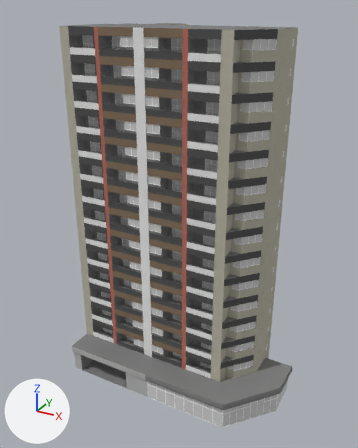
Renders of the Blender file building_01/building.blend from each side of a commit.
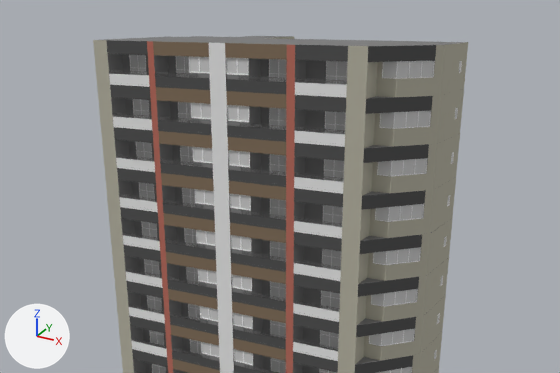
Each version appears first whole from a 50 mm lens placed at (3.08, -5.35, 4.81), pointed at (0.28, -0.26, 2.26), and next in a close-up on the part from 0% to 100% of the width and 0% to 53% of the height. The lights are fixed; the arrows at lower left show +X, +Y and +Z.
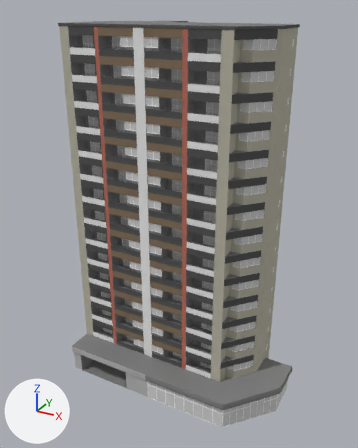
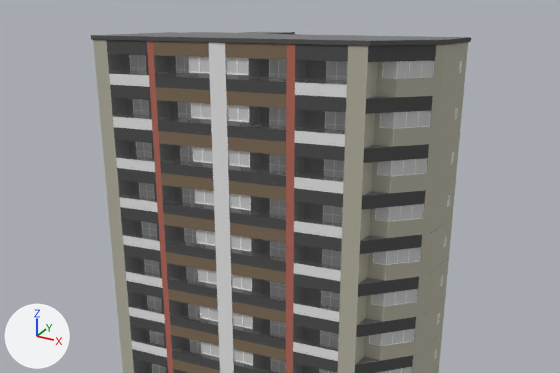
What the commit changed:
me_plane is used by ob_plane; location (-0.92, -0.27, 0.4).
me_plane had 1072 vertices, 987 faces and spanned x -0.1..2.39, y -0.43..0.99, z 0.0..0.3.
me_plane now has 15164 vertices, 13974 faces and spans x -0.11..2.4, y -0.44..1.0, z 0.0..4.23.
me_plane part 1: 13028 vertices added at x -0.11..2.4, y -0.44..1.0, z 0.37..4.23.
Object 'Plane' (ob_plane) loses its ARRAY modifier named 'Array'.
Modifier setting removed (it was count = 14).
Modifier setting removed (it was constant_offset_displace = (0.0, 0.0, 0.0)).
Modifier setting removed (it was relative_offset_displace = (0.0, 0.0, 1.0)).

What differs and where, as boxes (x1, y1, x2, y2) in the close-ups (560 x 373 px):
'Plane', reshaped, modifiers changed: before (93, 36, 468, 373); after (91, 32, 471, 373)
part 1 of me_plane, added: after (91, 32, 471, 373)
